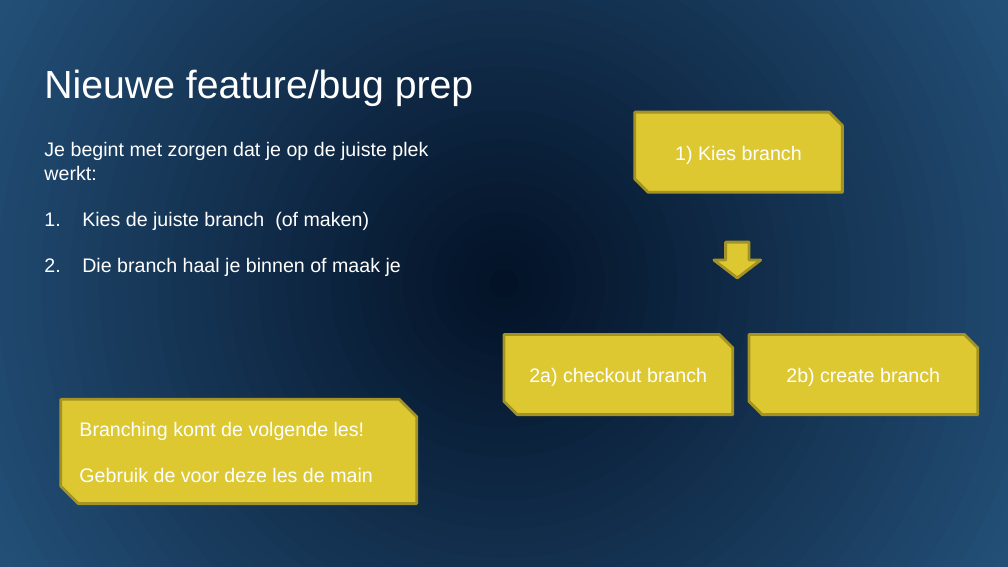
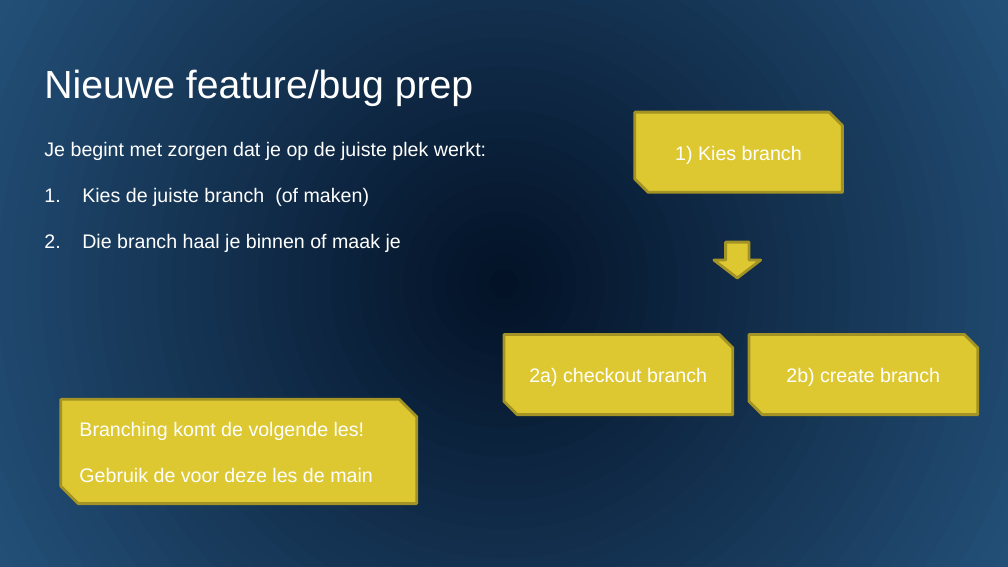
Before and after one commit to djsjollema/lessen-gamedevelopment, a slide deck: slide 13 of M2/Skill/4-Workflow/PowerPoint/4 workflow.pptx (slide 10 before the commit). Drawn at 1008x567 pixels with LibreOffice and Linux fonts; fonts in the diff are those of the drawing. Boxes give left, top, right and bottom in pixels: in the first picture for what was removed or moved away, otherwise in the second. Text is boxed around its words. In the diff, an @@ line names an element or a change of style, - is before the commit and + after.

```diff
--- a/M2/Skill/4-Workflow/PowerPoint/4 workflow.pptx
+++ b/M2/Skill/4-Workflow/PowerPoint/4 workflow.pptx
@@ text "Je begint met zorgen dat ..." rewrapped from <box>44,141,428,276</box> to <box>44,141,486,252</box> @@
```
Also in this commit, not shown: 3 other slides changed, 4 slides added, 1 other file.
